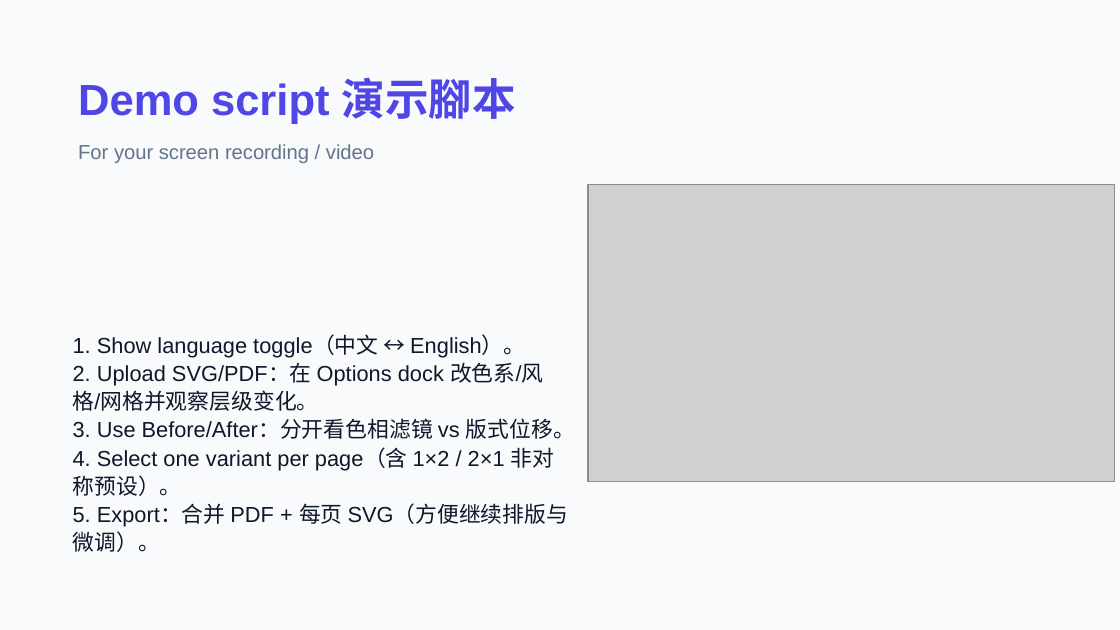
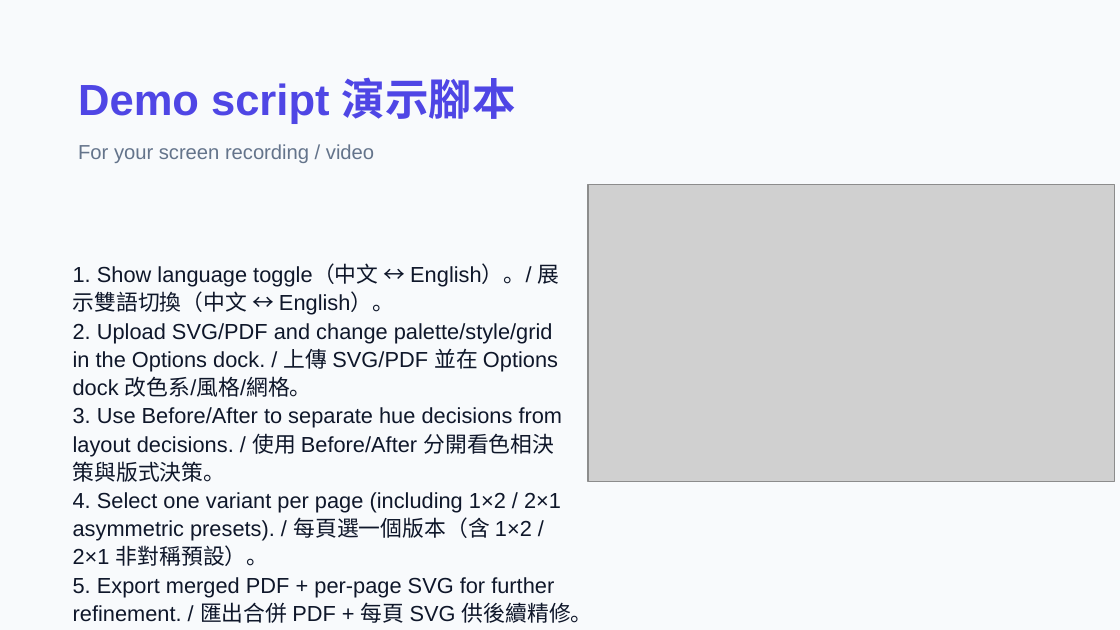
Before and after one commit to macaumonsoon/Portfolio-ReStyle-AI, a slide deck: slide 10 of presentation/Portfolio-ReStyle-AI-Design-Deck.pptx. Drawn at 1120x630 pixels with LibreOffice and Linux fonts; fonts in the diff are those of the drawing; grey boxes stand for pictures. Boxes give left, top, right and bottom in pixels: in the first picture for what was removed or moved away, otherwise in the second. Text is boxed around its words. In the diff, an @@ line names an element or a change of style, - is before the commit and + after.

```diff
--- a/presentation/Portfolio-ReStyle-AI-Design-Deck.pptx
+++ b/presentation/Portfolio-ReStyle-AI-Design-Deck.pptx
@@ text at bbox=[73, 264, 593, 623]: text changed @@
-1. Show language toggle（中文 ↔ English）。
-2. Upload SVG/PDF：在 Options dock 改色系/风格/网格并观察层级变化。
-3. Use Before/After：分开看色相滤镜 vs 版式位移。
-4. Select one variant per page（含 1×2 / 2×1 非对称预设）。
-5. Export：合并 PDF + 每页 SVG（方便继续排版与微调）。
+1. Show language toggle（中文 ↔ English）。/ 展示雙語切換（中文 ↔ English）。
+2. Upload SVG/PDF and change palette/style/grid in the Options dock. / 上傳 SVG/PDF 並在 Options dock 改色系/風格/網格。
+3. Use Before/After to separate hue decisions from layout decisions. / 使用 Before/After 分開看色相決策與版式決策。
+4. Select one variant per page (including 1×2 / 2×1 asymmetric presets). / 每頁選一個版本（含 1×2 / 2×1 非對稱預設）。
+5. Export merged PDF + per-page SVG for further refinement. / 匯出合併 PDF + 每頁 SVG 供後續精修。
```
Also in this commit, not shown: 10 other slides changed, 1 other file.
